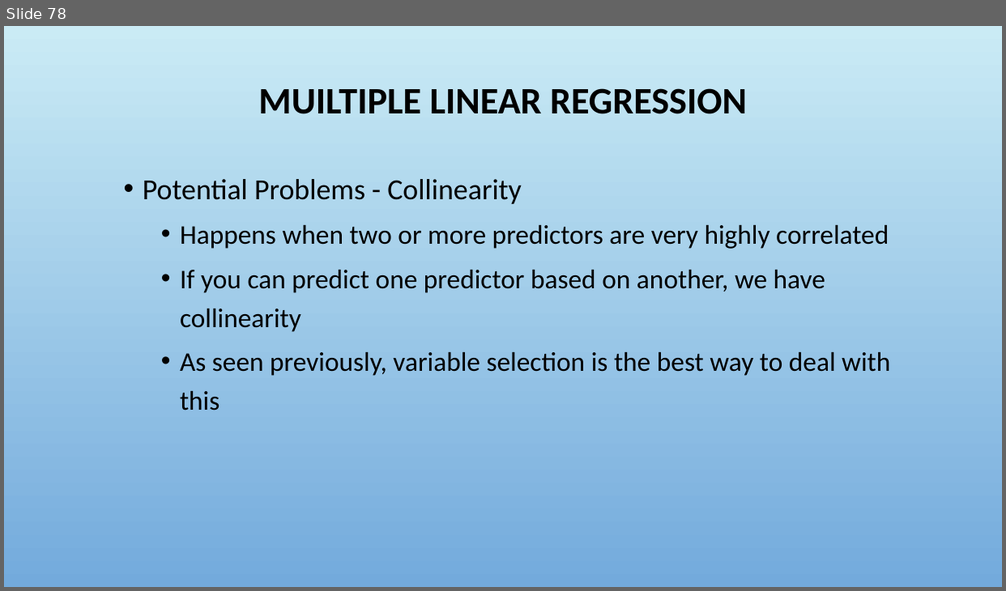
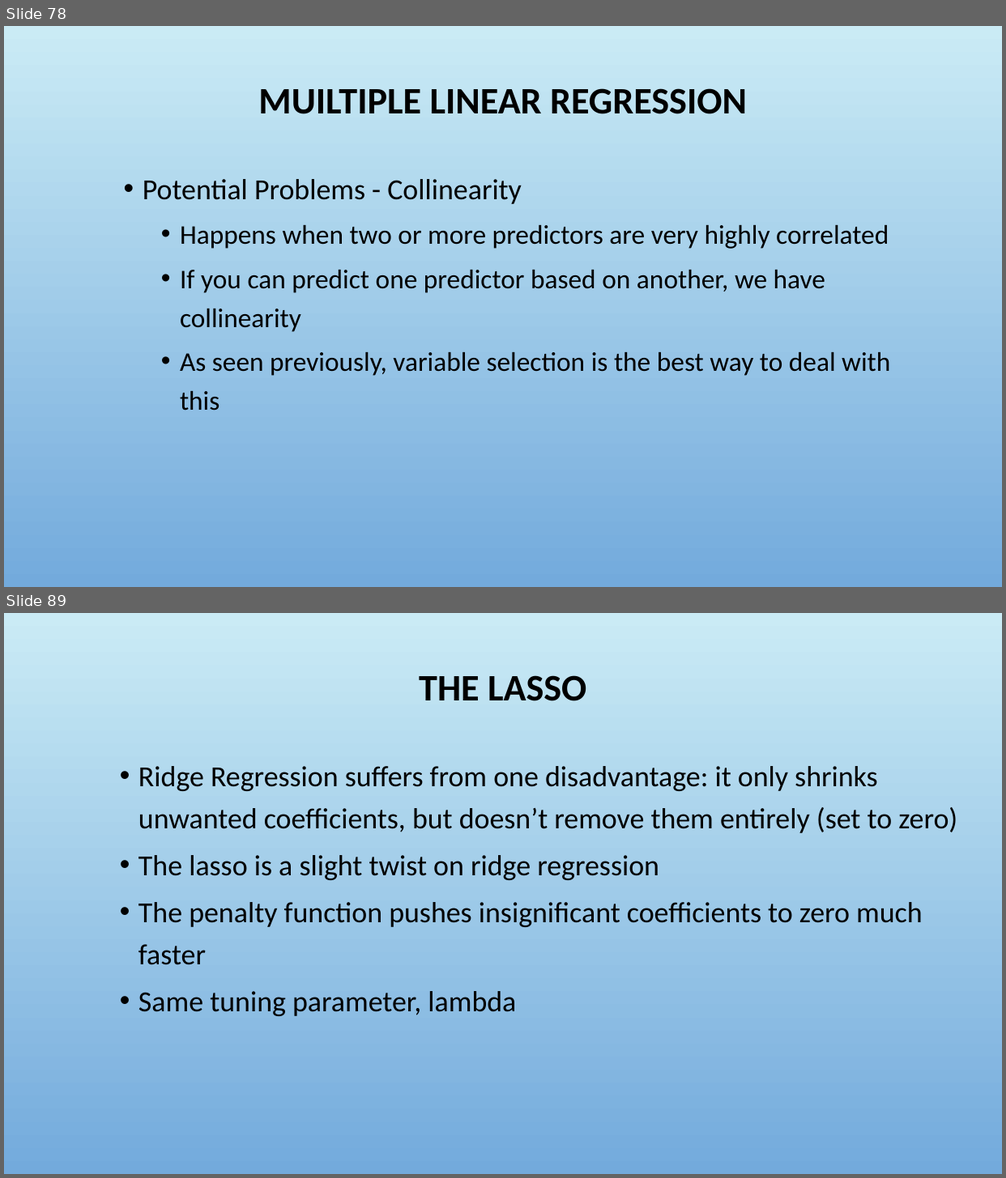
Before and after one commit to fredhutchio/intro-machine-learning, a slide deck: 3. Regression.pptx. Shown one above the other, each under a label of ours: slide 78 before the commit, slides 78 and 89 after it; the slides between them are not shown. The pictures are 1006x591 and 1006x1178 pixels, drawn with LibreOffice and Linux fonts; fonts in the diff are those of the drawing; background and template pictures are left out. Boxes give left, top, right and bottom in pixels: in the first picture for what was removed or moved away, otherwise in the second. Text is boxed around its words. In the diff, an @@ line names an element or a change of style, - is before the commit and + after.

```diff
--- a/3. Regression.pptx
+++ b/3. Regression.pptx
@@ slide 89 added at box(4, 613, 1002, 1174), background picture (left out) @@
@@ title added at box(419, 675, 586, 701), 36 pt, text #000000, bold @@
+THE LASSO
@@ text added at box(138, 766, 957, 1016), 28 pt, text #000000 @@
+    • Ridge Regression suffers from one disadvantage: it only shrinks unwanted coefficients, but doesn’t remove them entirely (set to zero)
+    • The lasso is a slight twist on ridge regression
+    • The penalty function pushes insignificant coefficients to zero much faster
+    • Same tuning parameter, lambda
```
Also in this commit, not shown: 2 slides changed, 10 other slides added, 1 other file.
